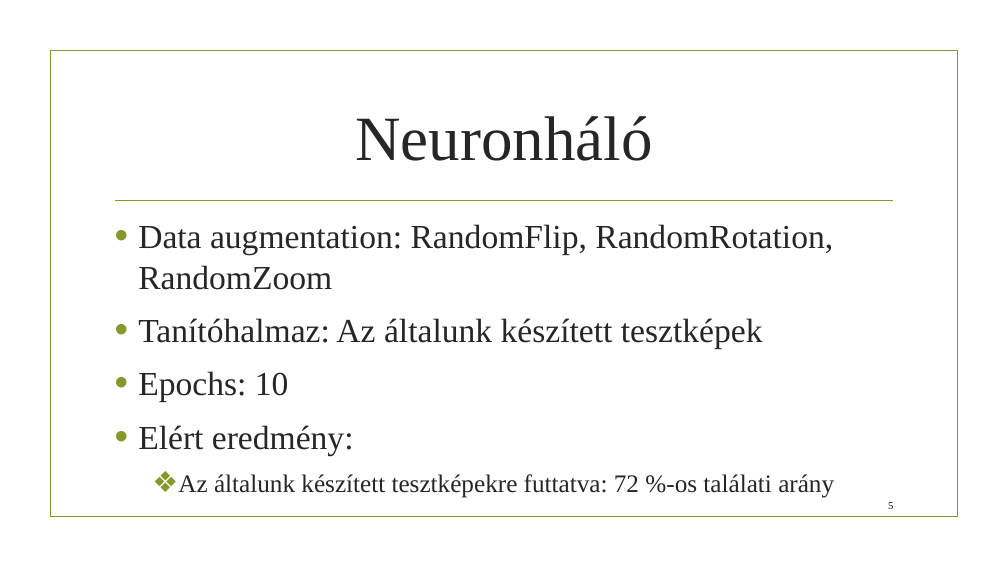
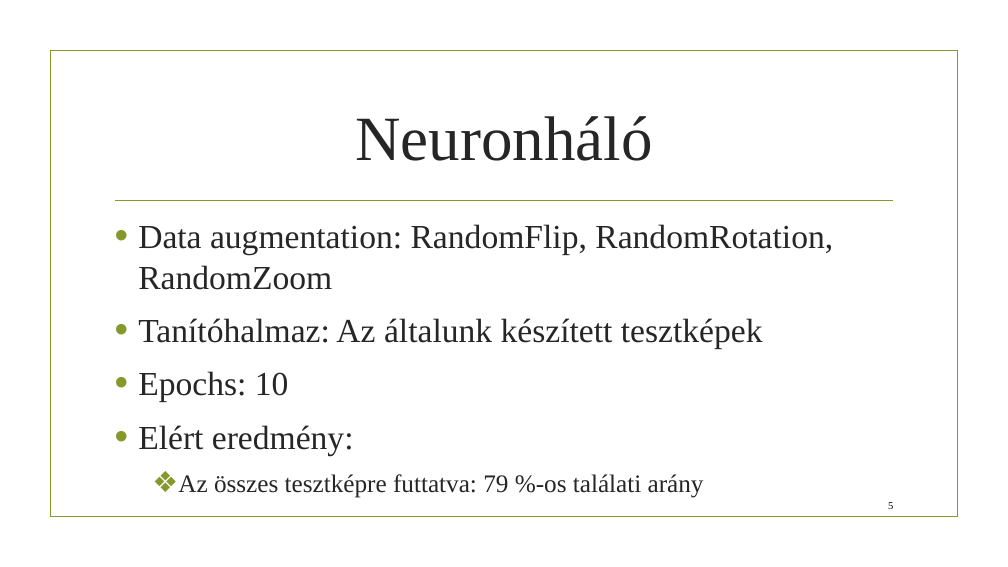
Before and after one commit to Tomikoma/IMN104L-1-dobokocka, a slide deck: slide 5 of Dobókockák.pptx. Drawn at 1008x567 pixels with LibreOffice and Linux fonts; fonts in the diff are those of the drawing; background and template pictures are left out. Boxes give left, top, right and bottom in pixels: in the first picture for what was removed or moved away, otherwise in the second. Text is boxed around its words. In the diff, an @@ line names an element or a change of style, - is before the commit and + after.

```diff
--- a/Dobókockák.pptx
+++ b/Dobókockák.pptx
@@ text at (178, 474, 704, 498): text changed @@
-  ❖ Az általunk készített tesztképekre futtatva: 72 %-os találati arány
+  ❖ Az összes tesztképre futtatva: 79 %-os találati arány
```
Also in this commit, not shown: 1 other slide changed.
